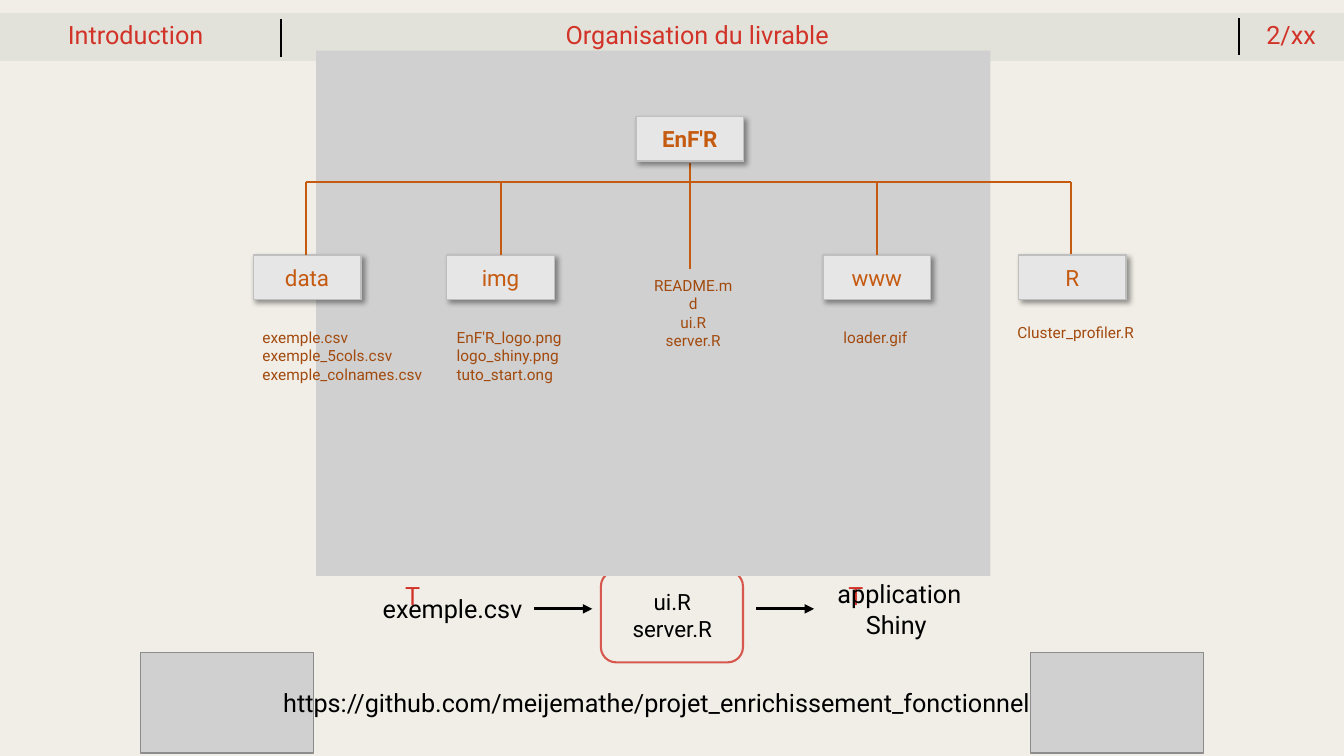
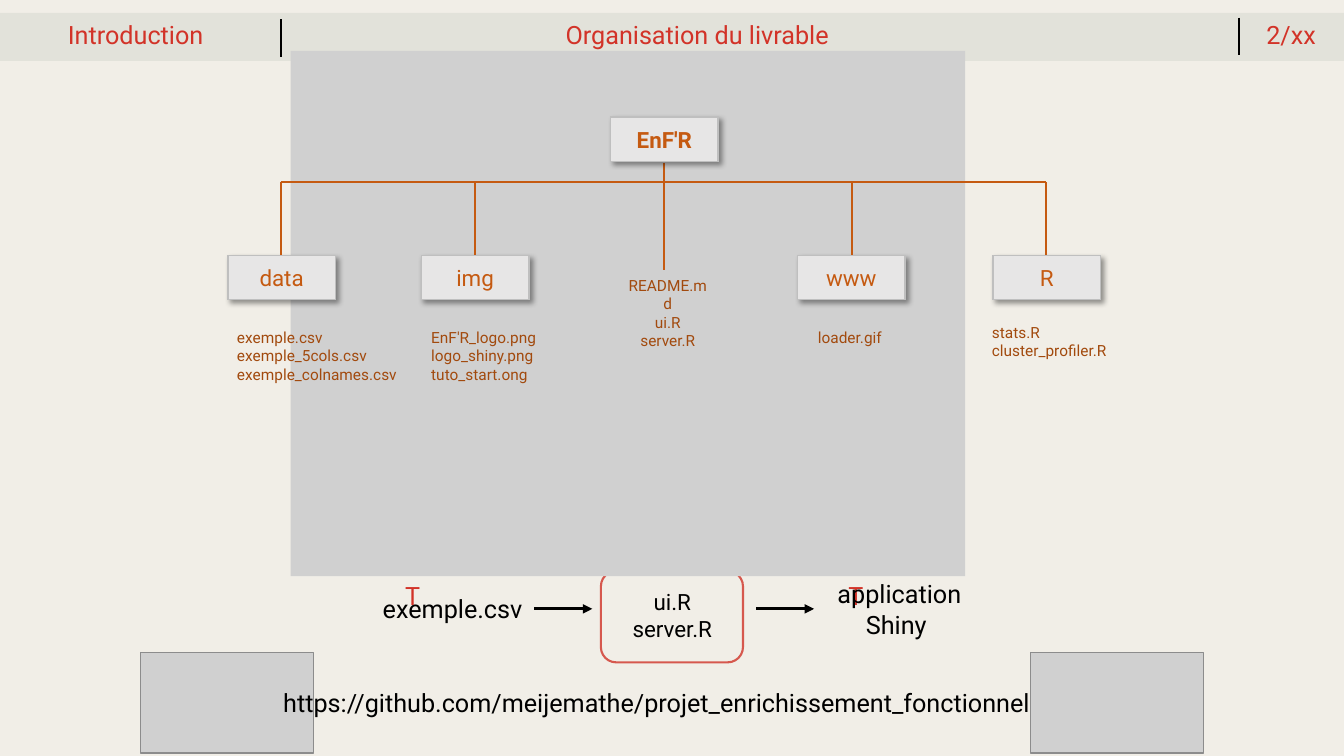
Before and after one commit to meijemathe/projet_enrichissement_fonctionnel, a slide deck: slide 5 of Projet_enrichissement_shiny.pptx. Drawn at 1344x756 pixels with LibreOffice and Linux fonts; fonts in the diff are those of the drawing; grey boxes stand for pictures. Boxes give left, top, right and bottom in pixels: in the first picture for what was removed or moved away, otherwise in the second. Text is boxed around its words. In the diff, an @@ line names an element or a change of style, - is before the commit and + after.

```diff
--- a/Projet_enrichissement_shiny.pptx
+++ b/Projet_enrichissement_shiny.pptx
@@ 6 lines, 5 rectangles, 4 texts, 1 picture: place and size @@
-6 lines, 5 rectangles, 4 texts, 1 picture at bbox=[253, 50, 1126, 576]
+6 lines, 5 rectangles, 4 texts, 1 picture at bbox=[228, 50, 1101, 576]
@@ text at bbox=[992, 327, 1107, 359]: text changed @@
-Cluster_profiler.R
+stats.R
+cluster_profiler.R
```
Also in this commit, not shown: 1 other slide changed, 1 slide added.
